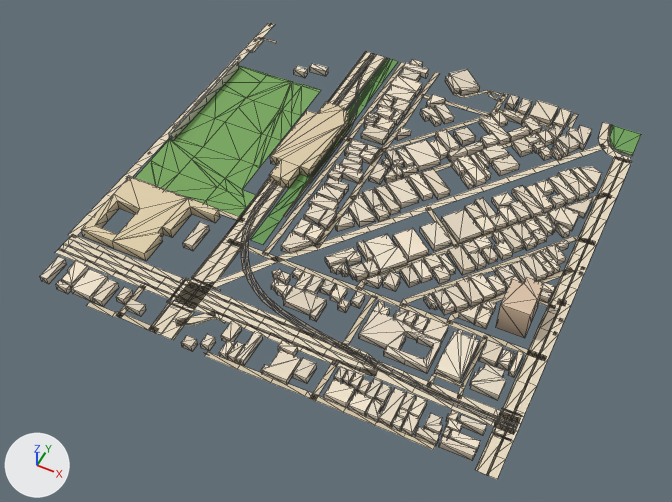
One commit to the glTF model public/assets/bengaluru-region-v1/tiles/t-4_-7-l0.glb: the scene before it, then after it.
The view is the same before and after, from a 50 mm camera at (-1448.0, -3908.0, 728.0) aimed at (-1751.0, -3303.0, -29.0). The lights are fixed; the arrows at lower left show +X, +Y and +Z. The first picture is the older version. Mesh edges are drawn as thin lines. Vertices at exactly the same position are counted once.

Objects in the first picture: 'building', 'ground'.
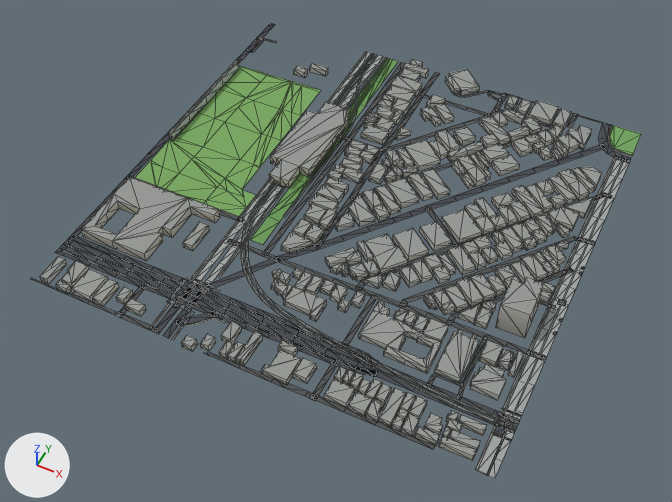
The change, as a diff of the scene's bpy script:
```diff
--- a/public/assets/bengaluru-region-v1/tiles/t-4_-7-l0.glb.py
+++ b/public/assets/bengaluru-region-v1/tiles/t-4_-7-l0.glb.py
@@ me_building @@
 # used by ob_building; location = (-2000.0, -3500.0, 0.0)
-me_building.from_pydata(...)  # 2142 vertices, 2791 faces; spans x 8.0..481.0, y -2.0..515.0, z 0.0..36.0
+me_building.from_pydata(...)  # 2142 vertices, 3422 faces; spans x 8.0..481.0, y -2.0..515.0, z 0.0..36.0
+# me_building part 1: 2791 kept faces spanning x 8.0..481.0, y -2.0..515.0, z 0.0..36.0 get new vertex colours
 me_building.materials.append(mat_building)
@@ me_ground @@
 # used by ob_ground; location = (-2000.0, -3500.0, 0.0)
-me_ground.from_pydata(...)  # 1412 vertices, 1245 faces; spans x -4.0..502.0, y -3.0..501.0, z 1.0
+me_ground.from_pydata(...)  # 1436 vertices, 1265 faces; spans x 0.0..500.0, y 0.0..500.0, z 1.0
+# me_ground part 2: the loose piece of 6 vertices spanning x 158.0..170.0, y 19.0..45.0, z 1.0 is scaled about its middle by (0.584, 1, 1)
+# me_ground part 3: the loose piece of 14 vertices spanning x 364.0..489.0, y 48.0..58.0, z 1.0 is copied, and the copy is scaled about its middle by (1, 0.7, 1); it spans x 364.0..489.0, y 49.0..56.0, z 1.0
+# me_ground part 4: the loose piece of 10 vertices spanning x 146.0..158.0, y 0.0..45.0, z 1.0 is scaled about its middle by (0.583, 1, 1)
+# me_ground part 5: the loose piece of 20 vertices spanning x 156.0..170.0, y 67.0..232.0, z 1.0 is scaled about its middle by (0.594, 1, 1)
+# me_ground part 6: the loose piece of 4 vertices spanning x 146.0..159.0, y 45.0..67.0, z 1.0 is rebuilt with 4 vertices and now spans x 149.0..157.0, y 45.0..67.0, z 1.0
+# me_ground part 7: the loose piece of 4 vertices spanning x 158.0..170.0, y 44.0..67.0, z 1.0 is rebuilt with 4 vertices and now spans x 161.0..168.0, y 44.0..67.0, z 1.0
+# me_ground part 8: a new loose piece of 34 vertices spanning x 143.0..157.0, y 67.0..500.0, z 1.0, in mat_ground
+# me_ground part 9: 64 vertices moved from x -4.0..502.0, y -2.0..500.0, z 1.0 to x 0.0..500.0, y 0.0..500.0, z 1.0; 143 vertices removed from x -3.0..502.0, y -3.0..501.0, z 1.0; 119 vertices added at x 0.0..500.0, y 0.0..500.0, z 1.0
+# me_ground part 10: 809 kept faces spanning x 0.0..500.0, y 0.0..500.0, z 1.0 get new vertex colours; the middle colour goes from beige #d7c9ae to dark grey #535556
+# other edits to the shape of me_ground do not show in these pictures
 me_ground.materials.append(mat_ground)
```

Changed parts and their boxes (x1, y1, x2, y2) in the pictures (672 x 502 px; the box of a moved part takes in the faces that stretch with it):
'ground', reshaped
    before: (55, 23, 641, 479)
    after: (31, 23, 641, 478)
part 1 of me_building, recoloured (darker)
    both: (40, 59, 601, 459)
part 2 of me_ground, moved or reshaped
    before: (172, 303, 196, 325)
    after: (174, 304, 194, 324)
part 3 of me_ground, added
    after: (376, 371, 503, 428)
part 4 of me_ground, moved or reshaped
    before: (151, 299, 185, 335)
    after: (154, 300, 183, 334)
part 5 of me_ground, moved or reshaped
    before: (199, 186, 284, 291)
    after: (201, 186, 282, 290)
part 6 of me_ground, rebuilt (23% narrower)
    before: (177, 285, 198, 303)
    after: (180, 284, 196, 301)
part 7 of me_ground, rebuilt (22% narrower, 11% shorter)
    before: (186, 289, 208, 307)
    after: (188, 289, 205, 305)
part 8 of me_ground, added
    after: (191, 52, 371, 287)
part 9 of me_ground, moved or reshaped
    before: (55, 23, 632, 479)
    after: (31, 23, 631, 478)
part 10 of me_ground, recoloured
    both: (63, 27, 632, 471)
